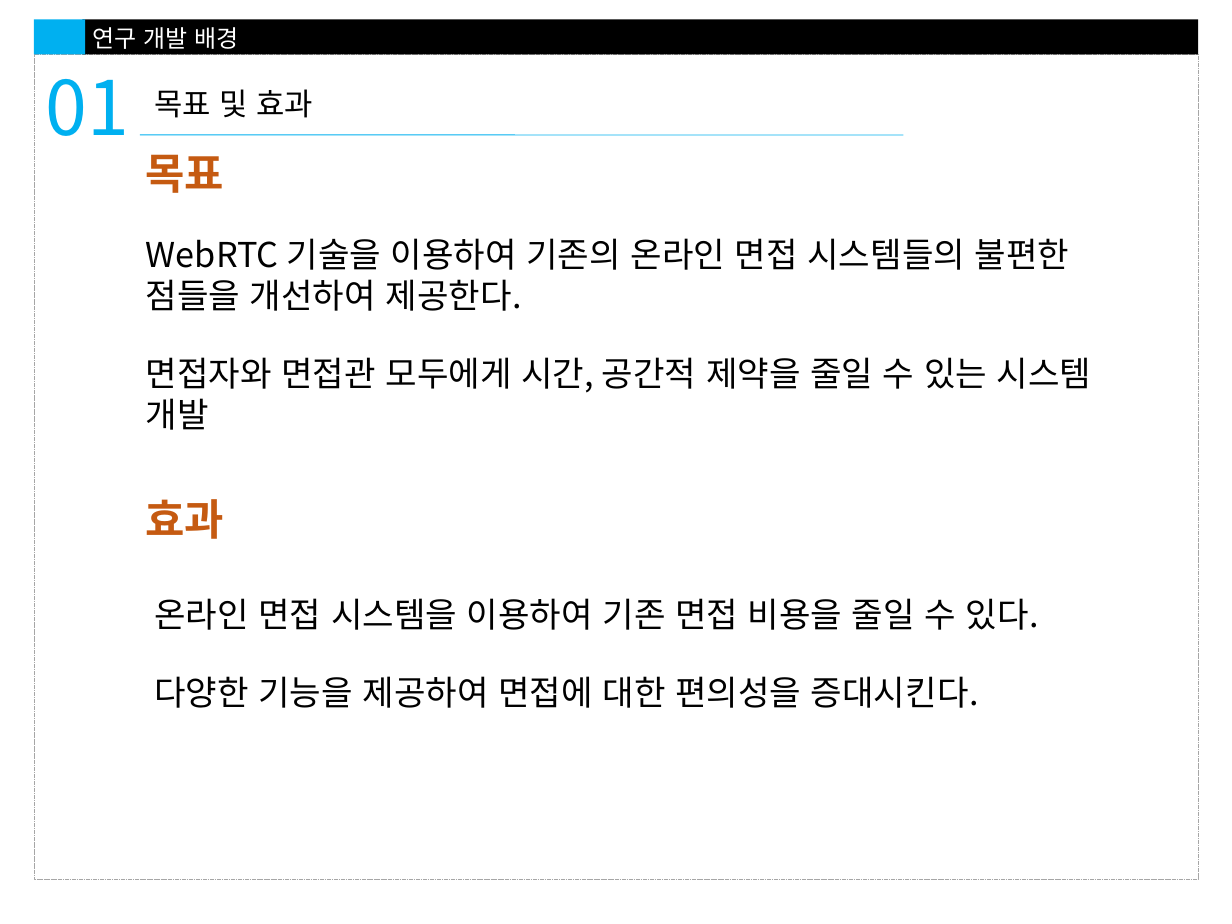
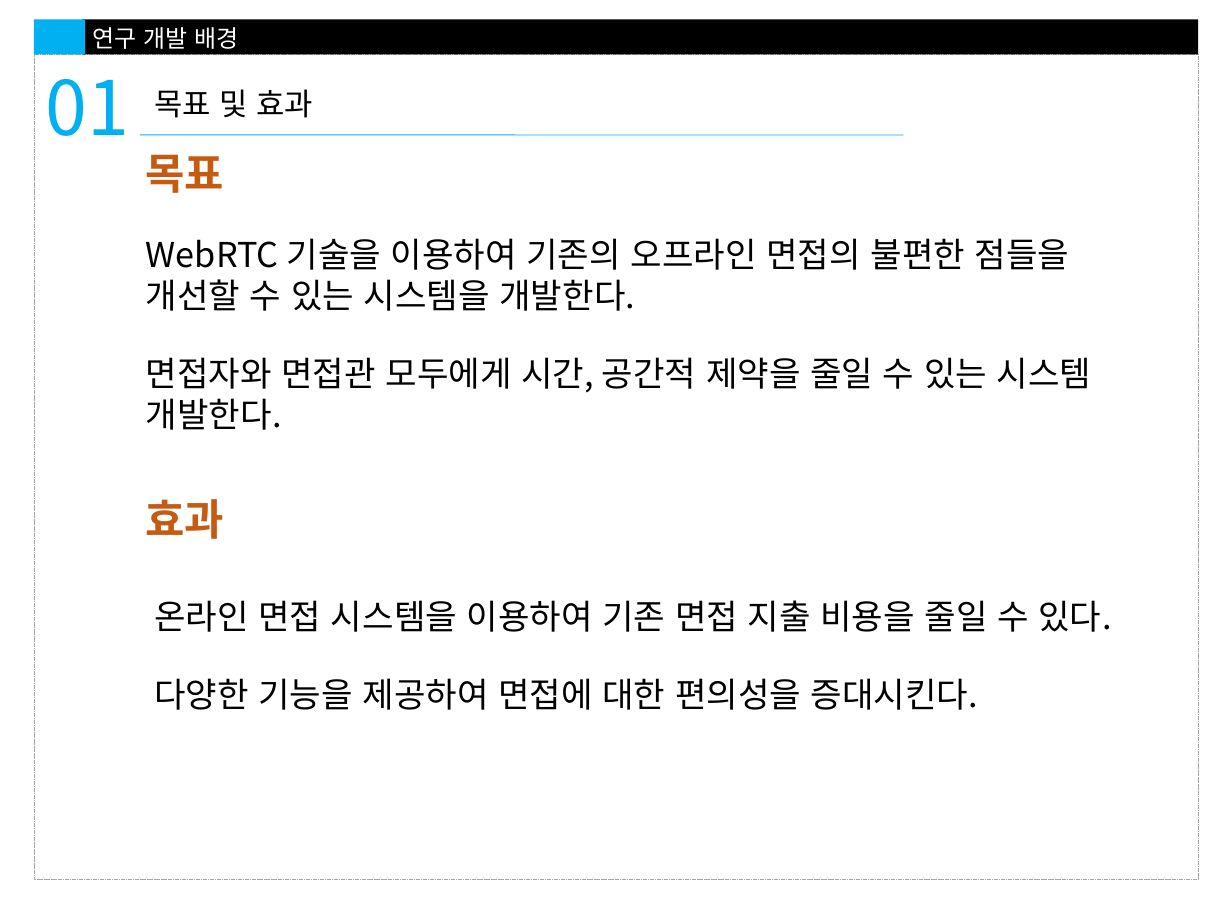
Before and after one commit to mwan91/-----------, a slide deck: slide 4 of 최종)온라인 화상 면접 웹애플리케이션.pptx. Drawn at 1232x924 pixels with LibreOffice and Linux fonts; fonts in the diff are those of the drawing. Boxes give left, top, right and bottom in pixels: in the first picture for what was removed or moved away, otherwise in the second. Text is boxed around its words. In the diff, an @@ line names an element or a change of style, - is before the commit and + after.

```diff
--- a/최종)온라인 화상 면접 웹애플리케이션.pptx
+++ b/최종)온라인 화상 면접 웹애플리케이션.pptx
@@ text at box(146, 238, 1092, 430): text changed @@
-WebRTC 기술을 이용하여 기존의 온라인 면접 시스템들의 불편한 점들을 개선하여 제공한다.
-면접자와 면접관 모두에게 시간, 공간적 제약을 줄일 수 있는 시스템 개발
+WebRTC 기술을 이용하여 기존의 오프라인 면접의 불편한 점들을 개선할 수 있는 시스템을 개발한다.
+면접자와 면접관 모두에게 시간, 공간적 제약을 줄일 수 있는 시스템 개발한다.
@@ text at box(154, 600, 1111, 632): text changed @@
-온라인 면접 시스템을 이용하여 기존 면접 비용을 줄일 수 있다.
+온라인 면접 시스템을 이용하여 기존 면접 지출 비용을 줄일 수 있다.
```
Also in this commit, not shown: 4 other slides changed, 1 slide added.
